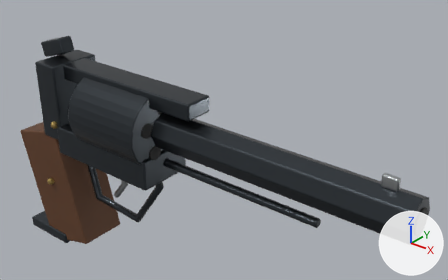
One commit to the glTF model environment/weapons/adams_1851/adams_1851.glb: the scene before it, then after it.
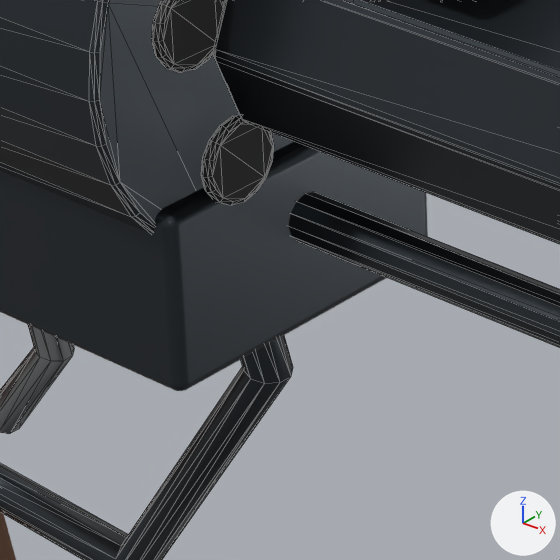
The first picture shows the older version from a 50 mm camera at (0.265, -0.28, 0.245) aimed at (0.017, 0.029, 0.054). The close-ups show the older and then the newer version on the part from 26% to 46% of the width and 45% to 78% of the height of that picture. Only the edits that show in the close-ups are written down. Arrows for +X, +Y and +Z are at lower right; the lights stay in place. The close-ups show mesh edges as thin lines. Where no turn or scale is listed for an object, it has been applied to the vertices.

Before the edit, the objects in view are built like this:
```python
me_cylinder_004 = bpy.data.meshes.new('Cylinder.004')
me_cylinder_004.from_pydata(...)  # 80 vertices, 156 faces; spans x -0.00075..0.00075, y -0.0055..0.0055, z -0.0055..0.0055
me_cylinder_004.materials.append(mat_chamber_black_3)  # black #121212
me_cylinder_008 = bpy.data.meshes.new('Cylinder.008')
me_cylinder_008.from_pydata(...)  # 72 vertices, 140 faces; spans x -0.065..0.065, y -0.003..0.003, z -0.003..0.003
me_cylinder_008.materials.append(mat_worn_blued_steel)  # dark grey #42484d
me_trigger = bpy.data.meshes.new('Trigger')
me_trigger.from_pydata(...)  # 30 vertices, 40 faces; spans x -0.0709..-0.0557, y -0.0025..0.0025, z -0.0115..0.0306
me_trigger.materials.append(mat_honed_steel)  # grey #b3b6b8
ob_chamber_mouth_003 = bpy.data.objects.new('Chamber mouth.003', me_cylinder_004)
ob_chamber_mouth_003.location = (-0.013, -0.01, 0.0492)
ob_loading_lever = bpy.data.objects.new('Loading lever', me_cylinder_008)
ob_loading_lever.location = (0.048, 0.0, 0.038)
ob_trigger = bpy.data.objects.new('Trigger', me_trigger)
ob_trigger.location = (0.0, 0.0, 0.0)
# also in view: 'Chamber mouth.004' at (-0.013, -0.016, 0.068); 'Solid frame' at (-0.06, 0.0, 0.035); 'Octagonal barrel' at (0.08, 0.0, 0.064); 'Five chamber cylinder' at (-0.048, 0.0, 0.063); 'Trigger guard' at (-0.061, 0.0, 0.003)
```
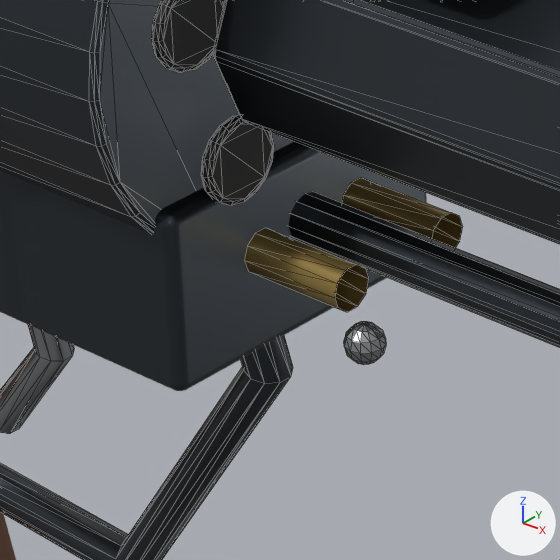
The change, as JSON lines over the scene's bpy script:
```json
{"op": "add", "block": "me_loading_lever_hinge_001", "code": ["me_loading_lever_hinge_001 = bpy.data.meshes.new('Loading lever hinge.001')", "me_loading_lever_hinge_001.from_pydata(...)  # 20 vertices, 20 faces; spans x -0.012..0.002, y 0.0052..0.0108, z 0.03434..0.03966", "me_loading_lever_hinge_001.materials.append(mat_brass_pins)  # yellow #ad9355"]}
{"op": "add", "block": "me_loading_lever_hinge", "code": ["me_loading_lever_hinge = bpy.data.meshes.new('Loading lever hinge')", "me_loading_lever_hinge.from_pydata(...)  # 20 vertices, 20 faces; spans x -0.012..0.002, y -0.0108..-0.0052, z 0.03434..0.03966", "me_loading_lever_hinge.materials.append(mat_brass_pins)  # yellow #ad9355"]}
{"op": "add", "block": "me_sphere_002", "code": ["me_sphere_002 = bpy.data.meshes.new('Sphere.002')", "me_sphere_002.from_pydata(...)  # a UV sphere (12 segments, 6 rings, poles along z) spanning x -0.0023..0.0023, y -0.0023..0.0023, z -0.0023..0.0023", "me_sphere_002.materials.append(mat_honed_steel)  # grey #b3b6b8"]}
{"op": "add", "block": "ob_loading_lever_hinge_001", "code": ["ob_loading_lever_hinge_001 = bpy.data.objects.new('Loading lever hinge.001', me_loading_lever_hinge_001)", "ob_loading_lever_hinge_001.location = (0.0, 0.0, 0.0)"]}
{"op": "add", "block": "ob_loading_lever_hinge", "code": ["ob_loading_lever_hinge = bpy.data.objects.new('Loading lever hinge', me_loading_lever_hinge)", "ob_loading_lever_hinge.location = (0.0, 0.0, 0.0)"]}
{"op": "add", "block": "ob_frame_and_lock_screw_head_002", "code": ["ob_frame_and_lock_screw_head_002 = bpy.data.objects.new('Frame and lock screw head.002', me_sphere_002)", "ob_frame_and_lock_screw_head_002.location = (0.02, -0.025, 0.044)"]}
```

Pixel boxes [x1, y1, x2, y2] of what changed, in the close-ups (560 x 560 px):
```json
{"object": "Loading lever hinge", "change": "added", "after": [244, 228, 369, 312]}
{"object": "Loading lever hinge.001", "change": "added", "after": [342, 178, 463, 248]}
{"object": "Frame and lock screw head.002", "change": "added", "after": [344, 321, 386, 365]}
```
